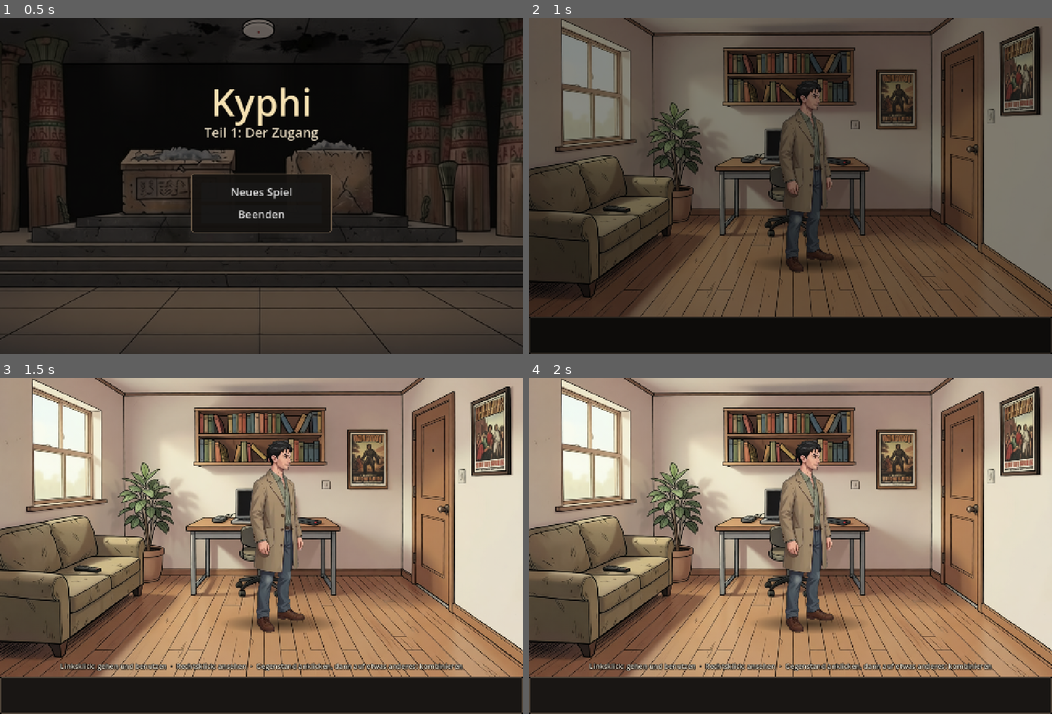
Above: before the commit, frames 1-4 (two rows, left to right).
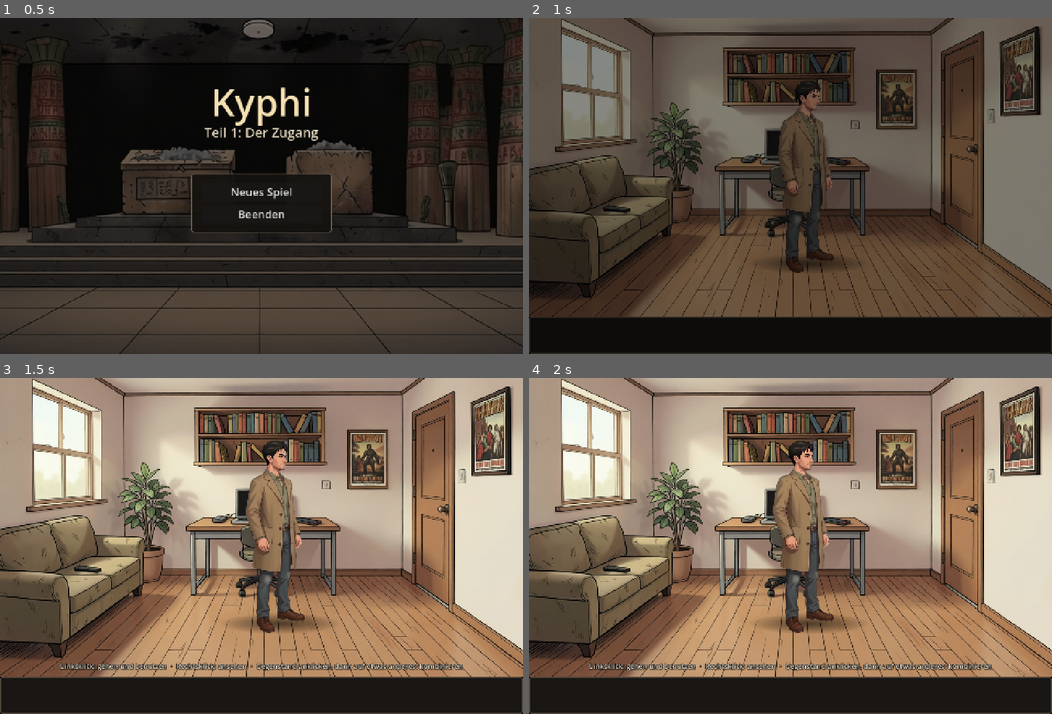
Above: after the commit, the same moments.

Repository: StefanMenne/kyphi
Game: Godot game, scene res://game/main.tscn
Two runs of this game, one before a commit and one after it. Both use one fixed random seed, a clock stepped at 60 frames per second and the inputs below.
Inputs (mouse positions are in pixels of both pictures, inside the frame that each line leads up to):
- Up to frame 1 (0.5 s): no input
- Up to frame 2 (1 s): click "Neues Spiel" at 0.5 s
- Up to frame 3 (1.5 s): tap Enter at 1.25 s; move the mouse to (376, 529) at 1.27 s; click (376, 529) at 1.42 s
- Up to frame 4 (2 s): no input

Frame 1 is identical in both runs. In frame 2, 0.2% of the frame differs, in the area x 47-58%, y 18-76%; in frame 3, 1.5%; in frame 4, 2.0%, in the area x 46-58%, y 18-76%.

Commit message:
Martin: talking mouth, breathing idle loop, per-room tint
- Two mouth shapes on the idle frame (qwen-image-edit, only the aligned
  mouth region taken over), switched randomly while Martin speaks
- Breathing idle loop (LTX-2.5 video with the idle frame as first and last
  frame, 48 frames at 12 fps)
- Room.tint colors Martin to match the light of each scene

Co-Authored-By: Claude Opus 5.5 <noreply@anthropic.com>

Diff:
--- a/assets/catalog.json
+++ b/assets/catalog.json
@@ -610,7 +610,67 @@
      -24
     ],
     "note": "weiche Ellipse unter den Füßen, Größe und Versatz in Sprite-Pixeln; Deckkraft pro Raum (Room.shadow_alpha, Standard 0,6)"
-   }
+   },
+   "idle_loop": {
+    "files": [
+     "characters/martin/idle_00.png",
+     "characters/martin/idle_01.png",
+     "characters/martin/idle_02.png",
+     "characters/martin/idle_03.png",
+     "characters/martin/idle_04.png",
+     "characters/martin/idle_05.png",
+     "characters/martin/idle_06.png",
+     "characters/martin/idle_07.png",
+     "characters/martin/idle_08.png",
+     "characters/martin/idle_09.png",
+     "characters/martin/idle_10.png",
+     "characters/martin/idle_11.png",
+     "characters/martin/idle_12.png",
+     "characters/martin/idle_13.png",
+     "characters/martin/idle_14.png",
+     "characters/martin/idle_15.png",
+     "characters/martin/idle_16.png",
+     "characters/martin/idle_17.png",
+     "characters/martin/idle_18.png",
+     "characters/martin/idle_19.png",
+     "characters/martin/idle_20.png",
+     "characters/martin/idle_21.png",
+     "characters/martin/idle_22.png",
+     "characters/martin/idle_23.png",
+     "characters/martin/idle_24.png",
+     "characters/martin/idle_25.png",
+     "characters/martin/idle_26.png",
+     "characters/martin/idle_27.png",
+     "characters/martin/idle_28.png",
+     "characters/martin/idle_29.png",
+     "characters/martin/idle_30.png",
+     "characters/martin/idle_31.png",
+     "characters/martin/idle_32.png",
+     "characters/martin/idle_33.png",
+     "characters/martin/idle_34.png",
+     "characters/martin/idle_35.png",
+     "characters/martin/idle_36.png",
+     "characters/martin/idle_37.png",
+     "characters/martin/idle_38.png",
+     "characters/martin/idle_39.png",
+     "characters/martin/idle_40.png",
+     "characters/martin/idle_41.png",
+     "characters/martin/idle_42.png",
+     "characters/martin/idle_43.png",
+     "characters/martin/idle_44.png",
+     "characters/martin/idle_45.png",
+     "characters/martin/idle_46.png",
+     "characters/martin/idle_47.png"
+    ],
+    "fps": 12,
+    "note": "Atmen im Stand, Schleife (Bild 0 = Standbild), gleicher Zuschnitt und Anker wie der Laufzyklus"
+   },
+   "talk": {
+    "small": "characters/martin/talk_small.png",
+    "open": "characters/martin/talk_open.png",
+    "note": "Standbild mit leicht offenem/offenem Mund; beim Sprechen zufällig mit dem Standbild abgewechselt (alle 0,08-0,16 s)"
+   },
+   "tint": "Tönung pro Raum: Room.tint"
   }
  },
  "voices": {
--- a/assets/provenance.json
+++ b/assets/provenance.json
@@ -763,6 +763,38 @@
       "video_3800"
      ],
      "note": "Bilder 3-35 = start_00..32 (ab Bild 36 periodisch, Bild 36 entspricht Bild 69 = right_walk_00), freigestellt und zugeschnitten wie der Laufzyklus"
+    },
+    "talk": {
+     "talk_open": {
+      "tool": "qwen-image-edit",
+      "job_id": "2d42f414e999",
+      "seed": 4002,
+      "inputs": [
+       "video_3800 Bild 0 (Standbild)"
+      ],
+      "prompt": "The man is speaking: his mouth is open in the middle of a word. Change only his mouth. Keep his face, eyes, hair, pose, hands, clothes, the plain light grey background and everything else in the picture exactly unchanged."
+     },
+     "talk_small": {
+      "tool": "qwen-image-edit",
+      "job_id": "55a4a3ba0664",
+      "seed": 4010,
+      "inputs": [
+       "video_3800 Bild 0 (Standbild)"
+      ],
+      "prompt": "The man is speaking: his mouth is slightly open, a narrow opening, as in a soft vowel. Change only his mouth. Keep his face, eyes, hair, pose, hands, clothes, the plain light grey background and everything else in the picture exactly unchanged."
+     },
+     "note": "nur der Mundbereich übernommen (Ellipse um 430,172, weicher Rand), vorher per Skalierung+Verschiebung am Gesicht ausgerichtet; Alpha vom Standbild"
+    },
+    "idle_loop": {
+     "tool": "ltx-2.5 generate_video",
+     "job_id": "be11019c3390",
+     "seed": 4100,
+     "inputs": [
+      "video_3800 Bild 0 (erstes und letztes Bild)"
+     ],
+     "params": "768x1024, 4 s, 24 fps",
+     "prompt": "The man in the beige work coat stands still and relaxed in a three-quarter view looking toward the right, waiting calmly. He breathes slowly, his chest and shoulders rise and fall slightly, he blinks once, and shifts his weight very slightly. His feet stay in place, his body and head stay turned the same way, he does not walk, does not turn and does not look at the viewer. The camera is completely static, locked off, no zoom, no pan. Plain flat light grey background, even soft light, same illustrated drawing style throughout. Sound: quiet room tone.",
+     "note": "jedes zweite Bild 0-94 = idle_00..47, freigestellt und zugeschnitten wie der Laufzyklus"
     }
    },
    "shadow": {
--- a/game/main.gd
+++ b/game/main.gd
@@ -269,10 +269,13 @@
 	if speaker == "martin":
 		anchor = player.head_screen_pos()
 	room.set_talking(speaker, true)
+	if speaker == "martin":
+		player.talking = true
 	ui.show_line(text, SPEAKER_COLORS.get(speaker, Color.WHITE), anchor)
 	await ui.wait_or_skip(seconds)
 	voice.stop()
 	ui.hide_line()
+	player.talking = false
 	if is_instance_valid(room):
 		room.set_talking(speaker, false)
 
--- a/game/player.gd
+++ b/game/player.gd
@@ -4,7 +4,7 @@
 ## Auch beim Laufen nach vorn und hinten bleibt er so ausgerichtet. Größe nach Tiefe im Raum.
 ## Beim Seitenwechsel dreht er sich über die Vorderseite (rechts -> links vorwärts, links -> rechts rückwärts).
 ## Aus dem Stand läuft er mit einem Anlauf los, der nahtlos in den Laufzyklus übergeht; angehalten wird bei
-## einem Zyklusbild, das dem Stand nahekommt.
+## einem Zyklusbild, das dem Stand nahekommt. Im Stand atmet er (Schleife); beim Sprechen bewegt sich der Mund.
 
 ## Mitte zwischen den Füßen und Körperhöhe in Pixeln
 const ANCHOR := Vector2(135, 637)
@@ -25,6 +25,9 @@
 ## Fußpunkt x in den Drehbildern: vom Standbild nach rechts bis zum gespiegelten Standbild
 const TURN_ANCHOR_RIGHT := 149.7
 const TURN_ANCHOR_LEFT := 135.7
+## Atem-Schleife im Stand; Bild 0 entspricht dem Standbild
+const IDLE_FRAMES := 48
+const IDLE_FPS := 12.0
 ## Weicher Schatten unter den Füßen (Ellipse), Größe in Sprite-Pixeln
 const SHADOW_SIZE := Vector2(402, 70)
 
@@ -35,6 +38,13 @@
 var _walk := []
 var _turn := []
 var _start := []
+var _idle_loop := []
+var _talk := []
+## spricht gerade (setzt main.say)
+var talking := false
+var _talk_t := 0.0
+var _idle_t := 0.0
+var _turning := false
 ## läuft gerade (ein neues Ziel während des Laufens setzt den Zyklus fort statt neu anzulaufen)
 var _moving := false
 var _sprite := Sprite2D.new()
@@ -52,6 +62,11 @@
 		_start.append(load("res://assets/characters/martin/start_%02d.png" % i))
 	for i in TURN_FRAMES:
 		_turn.append(load("res://assets/characters/martin/turn_%02d.png" % i))
+	for i in IDLE_FRAMES:
+		_idle_loop.append(load("res://assets/characters/martin/idle_%02d.png" % i))
+	for state in ["talk_small", "talk_open"]:
+		_talk.append(load("res://assets/characters/martin/%s.png" % state))
+	_talk.append(_idle)
 	_shadow.texture = load("res://assets/characters/martin/shadow.png")
 	_shadow.scale = SHADOW_SIZE / _shadow.texture.get_size()
 	_shadow.position = Vector2(0, -24)
@@ -59,6 +74,21 @@
 	_sprite.centered = false
 	add_child(_sprite)
 	face("right")
+
+
+## Im Stand: Mund beim Sprechen, sonst Atem-Schleife.
+func _process(dt: float) -> void:
+	if _moving or _turning:
+		_idle_t = 0.0
+		return
+	if talking:
+		_talk_t -= dt
+		if _talk_t <= 0.0:
+			_talk_t = randf_range(0.08, 0.16)
+			_set_texture(_talk.pick_random())
+		return
+	_idle_t += dt
+	_set_texture(_idle_loop[int(_idle_t * IDLE_FPS) % IDLE_FRAMES])
 
 
 func _set_texture(tex: Texture2D) -> void:
@@ -84,6 +114,7 @@
 		dir = d
 		_set_texture(_idle)
 		return true
+	_turning = true
 	for n in TURN_FRAMES:
 		var i := n if d == "left" else TURN_FRAMES - 1 - n
 		var t := (i + 1) / float(TURN_FRAMES + 1)
@@ -95,8 +126,10 @@
 			# abgebrochen: auf der Seite weiter, der er schon näher ist
 			if n * 2 >= TURN_FRAMES:
 				dir = d
+			_turning = false
 			return false
 	dir = d
+	_turning = false
 	_set_texture(_idle)
 	return true
 
@@ -106,6 +139,7 @@
 	scale = Vector2(k, k)
 	_shadow.visible = show_shadow
 	_shadow.modulate.a = room.shadow_alpha
+	_sprite.modulate = room.tint
 
 
 ## Bildschirmpunkt über dem Kopf, für Untertitel.
--- a/game/room.gd
+++ b/game/room.gd
@@ -16,6 +16,8 @@
 var depth := [Vector2(400, 300), Vector2(768, 500)]
 ## Herkunftsraum -> [Position, Blickrichtung, Tür-Ebene oder ""]; "" ist der Start
 var entries := {}
+## Tönung von Martin, nach dem Licht der Szene
+var tint := Color.WHITE
 ## Deckkraft von Martins Schatten, nach dem Licht der Szene
 var shadow_alpha := 0.6
 var hotspots: Array = []
--- a/game/rooms/altar_room.gd
+++ b/game/rooms/altar_room.gd
@@ -20,6 +20,7 @@
 		Vector2(30, 478), Vector2(370, 461), Vector2(1590, 461), Vector2(2000, 472),
 		Vector2(2048, 480), Vector2(2048, 576), Vector2(0, 576), Vector2(0, 480)])
 	depth = [Vector2(461, 238), Vector2(576, 312)]
+	tint = Color(0.68, 0.63, 0.6)
 	entries = {
 		"": [Vector2(1000, 520), "front", ""],
 		"workshop": [Vector2(110, 492), "right", "workshop_door_open"],
--- a/game/rooms/apartment.gd
+++ b/game/rooms/apartment.gd
@@ -11,6 +11,7 @@
 		Vector2(380, 522), Vector2(1040, 522), Vector2(1165, 600), Vector2(1344, 700),
 		Vector2(1344, 768), Vector2(0, 768), Vector2(0, 728), Vector2(380, 728)])
 	depth = [Vector2(522, 420), Vector2(768, 560)]
+	tint = Color(1.0, 0.94, 0.86)
 	entries = {
 		"": [Vector2(720, 650), "front", ""],
 		"lobby": [Vector2(1095, 625), "front", "door_open"],
--- a/game/rooms/depot.gd
+++ b/game/rooms/depot.gd
@@ -21,6 +21,7 @@
 		Vector2(270, 562), Vector2(300, 456), Vector2(600, 440), Vector2(870, 484),
 		Vector2(1440, 484), Vector2(1600, 518), Vector2(1900, 530), Vector2(1900, 576), Vector2(270, 576)])
 	depth = [Vector2(440, 255), Vector2(576, 372)]
+	tint = Color(0.62, 0.6, 0.56)
 	entries = {
 		"": [Vector2(1300, 540), "front", ""],
 		"lobby": [Vector2(1660, 545), "left", ""],
--- a/game/rooms/workshop.gd
+++ b/game/rooms/workshop.gd
@@ -25,6 +25,7 @@
 		Vector2(215, 472), Vector2(1135, 472), Vector2(1280, 522), Vector2(1344, 556),
 		Vector2(1344, 768), Vector2(0, 768), Vector2(0, 562), Vector2(110, 552), Vector2(215, 505)])
 	depth = [Vector2(472, 300), Vector2(768, 520)]
+	tint = Color(1.0, 0.97, 0.92)
 	entries = {
 		"": [Vector2(670, 560), "front", ""],
 		"lobby": [Vector2(170, 540), "right", "lobby_door_open"],
Binary file added: assets/characters/martin/idle_00.png
Not shown, added: assets/characters/martin/idle_00.png.import
Binary file added: assets/characters/martin/idle_01.png
Not shown, added: assets/characters/martin/idle_01.png.import
Binary file added: assets/characters/martin/idle_02.png
Not shown, added: assets/characters/martin/idle_02.png.import
Binary file added: assets/characters/martin/idle_03.png
Not shown, added: assets/characters/martin/idle_03.png.import
Binary file added: assets/characters/martin/idle_04.png
Not shown, added: assets/characters/martin/idle_04.png.import
Binary file added: assets/characters/martin/idle_05.png
Not shown, added: assets/characters/martin/idle_05.png.import
(and 88 more such lines)
